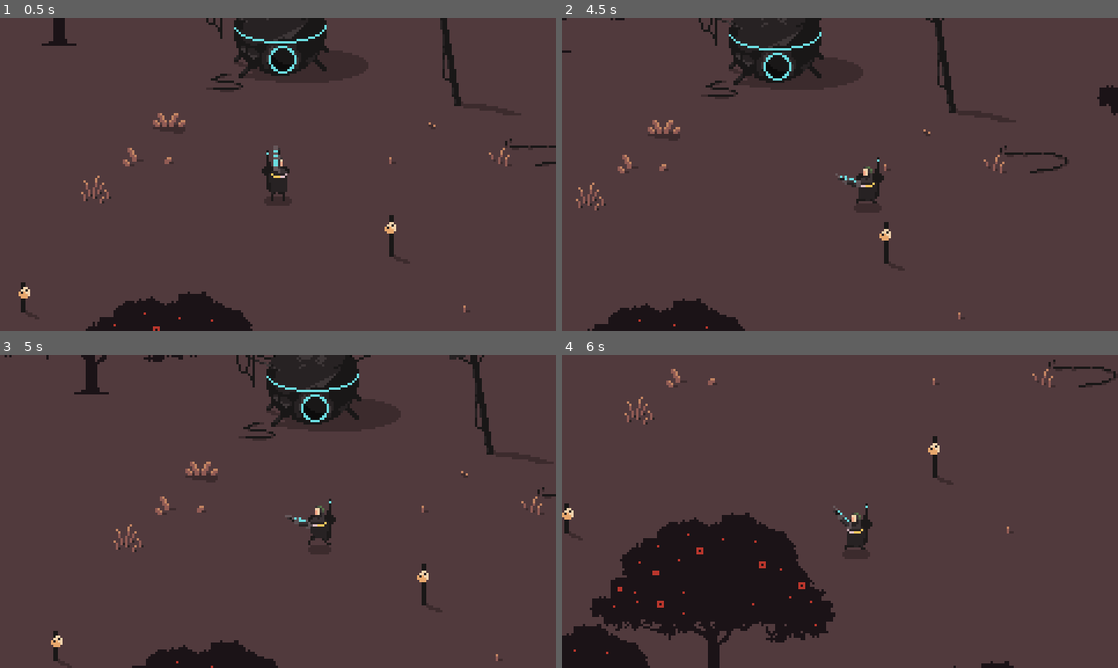
Above: before the commit, frames 1-4 (two rows, left to right).
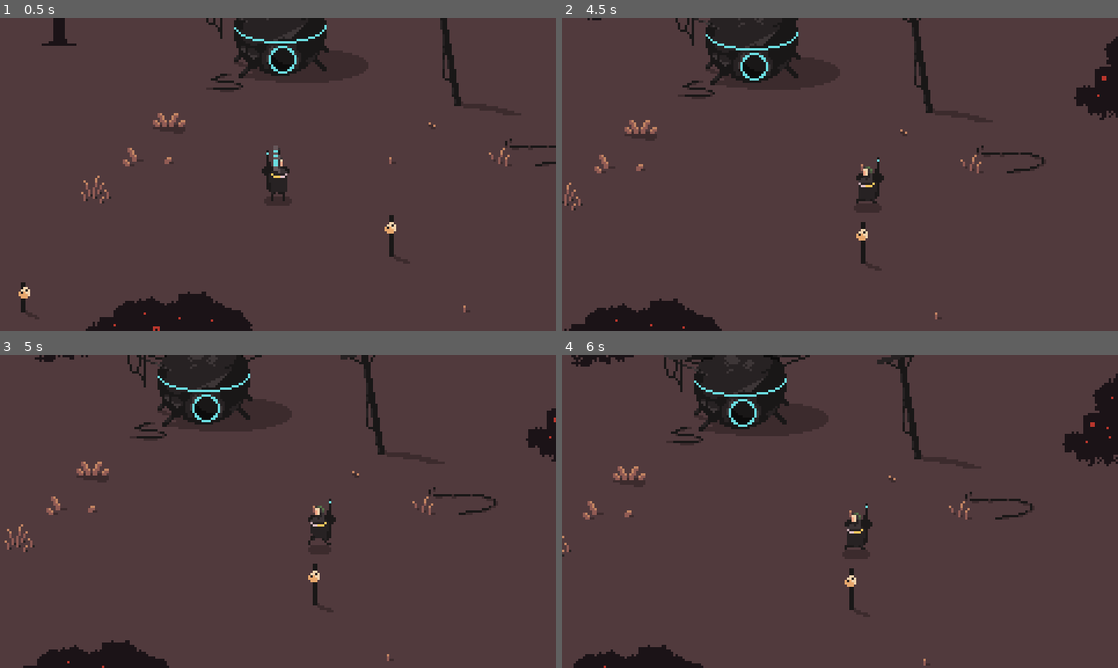
Above: after the commit, the same moments.

Repository: lcrol77/topdown-shooter
Game: Godot game, scene res://game.tscn
Same seed, same stepped clock (60 frames per second), same inputs: the game is played once before the commit and once after it.
Inputs (mouse positions are in pixels of both pictures, inside the frame that each line leads up to):
- Up to frame 1 (0.5 s): no input
- Up to frame 2 (4.5 s): tap Enter at 0.5 s; move the mouse to (962, 158) at 0.52 s; press the mouse at (962, 158) at 0.53 s; hold D (right) 0.53-1.28 s; move the mouse to (728, 190) at 1.27 s; release the mouse at (728, 190) at 1.28 s; hold S (down) 1.28-2.03 s; click (728, 190) at 1.35 s; move the mouse to (895, 105) at 2.02 s; hold D (right) 2.03-2.78 s; hold Space (swap_weapon) 2.03-2.78 s; click (895, 105) at 2.3 s; move the mouse to (812, 237) at 2.77 s; hold W (up) 2.78-3.53 s; click (812, 237) at 2.85 s; move the mouse to (1006, 221) at 3.52 s; press the mouse at (1006, 221) at 3.53 s; hold A (left) from 3.53 s (still down); move the mouse to (673, 127) at 4.27 s; release the mouse at (673, 127) at 4.28 s; tap Space (swap_weapon) at 4.35 s
- Up to frame 3 (5 s): keep holding A (left); click (111, 464) at 4.55 s
- Up to frame 4 (6 s): move the mouse to (867, 511) at 5.02 s; release A (left) at 5.03 s; press the mouse at (867, 511) at 5.03 s; hold S (down) 5.03-5.78 s; move the mouse to (756, 433) at 5.77 s; release the mouse at (756, 433) at 5.78 s; hold D (right) from 5.78 s (still down); click (756, 433) at 5.85 s

Frame 1 is identical in both runs. In frame 2, 6.3% of the frame differs, in the area x 0-100%, y 0-100%; in frame 3, 12%; in frame 4, 21%.
Error after the commit: Trying to assign value of type 'bullet.gd' to a variable of type 'gun.gd'. (res://player/player.gd:41)

Commit message:
added simple shooting

Diff:
--- a/guns/test/gun.gd
+++ b/guns/test/gun.gd
@@ -3,10 +3,16 @@
 
 @onready var bullet_spawn: Node2D = $BulletSpawn
 @export var is_active: bool = false
+const bullet = preload("res://guns/test/bullet.tscn")
 
 func _input(event: InputEvent) -> void:
 	if event.is_action_pressed("fire"):
-		print("pow")
+		if is_active:
+			var instance = bullet.instantiate()
+			instance.global_position = bullet_spawn.global_position
+			instance.rotation = rotation
+			instance.target = get_global_mouse_position()
+			get_parent().add_child(instance)
 
 	if event.is_action_released("fire"):
 		print("released")
--- a/guns/test/gun.tscn
+++ b/guns/test/gun.tscn
@@ -1,7 +1,10 @@
-[gd_scene load_steps=3 format=3 uid="uid://by75r61m83f7"]
+[gd_scene load_steps=4 format=3 uid="uid://by75r61m83f7"]
 
 [ext_resource type="Texture2D" uid="uid://d0ucgvw771ds2" path="res://assets/Hero/Hero/gun sprite BLUE.png" id="1_3faea"]
 [ext_resource type="Script" path="res://guns/test/gun.gd" id="2_e3dwe"]
+
+[sub_resource type="RectangleShape2D" id="RectangleShape2D_nasoq"]
+size = Vector2(5, 5)
 
 [node name="Gun" type="Sprite2D"]
 position = Vector2(-9, 1)
@@ -11,3 +14,6 @@
 
 [node name="BulletSpawn" type="Node2D" parent="."]
 position = Vector2(15, -1)
+
+[node name="CollisionShape2D" type="CollisionShape2D" parent="BulletSpawn"]
+shape = SubResource("RectangleShape2D_nasoq")
